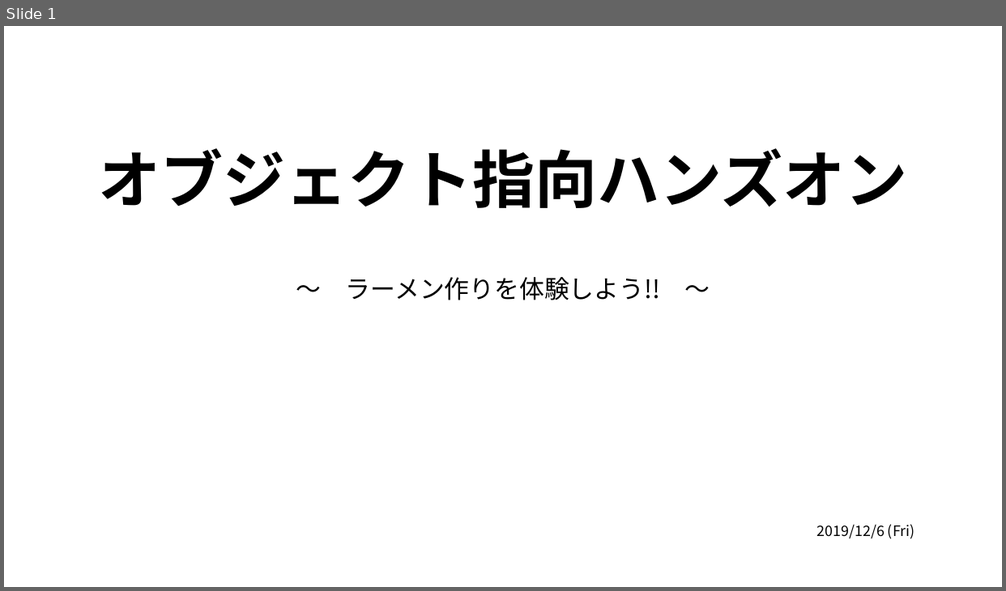
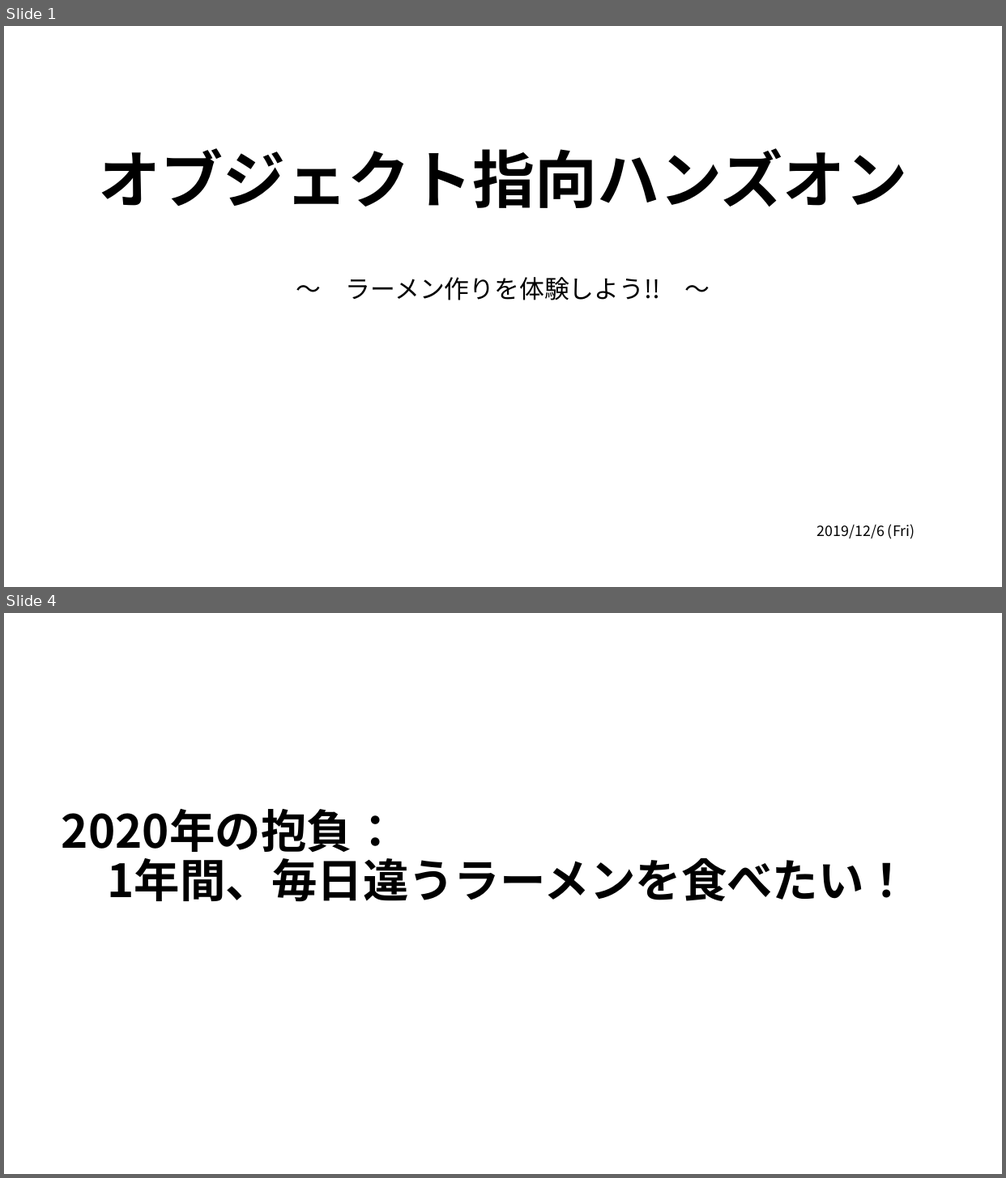
Before and after one commit to harima-molgroup/test, a slide deck: Education/Ramen/docs/オブジェクト指向ハンズオン.pptx. Shown one above the other, each under a label of ours: slide 1 before the commit, slides 1 and 4 after it; the slides between them are not shown. The pictures are 1006x591 and 1006x1178 pixels, drawn with LibreOffice and Linux fonts; fonts in the diff are those of the drawing. Boxes give left, top, right and bottom in pixels: in the first picture for what was removed or moved away, otherwise in the second. Text is boxed around its words. In the diff, an @@ line names an element or a change of style, - is before the commit and + after.

```diff
--- a/Education/Ramen/docs/オブジェクト指向ハンズオン.pptx
+++ b/Education/Ramen/docs/オブジェクト指向ハンズオン.pptx
@@ slide 4 added at bbox=[4, 613, 1002, 1174], background #FFFFFF @@
@@ title added at bbox=[62, 809, 910, 902], 44 pt, text #000000, bold @@
+2020年の抱負：
+1年間、毎日違うラーメンを食べたい！
```
Also in this commit, not shown: 1 slide changed, 2 other slides added.
